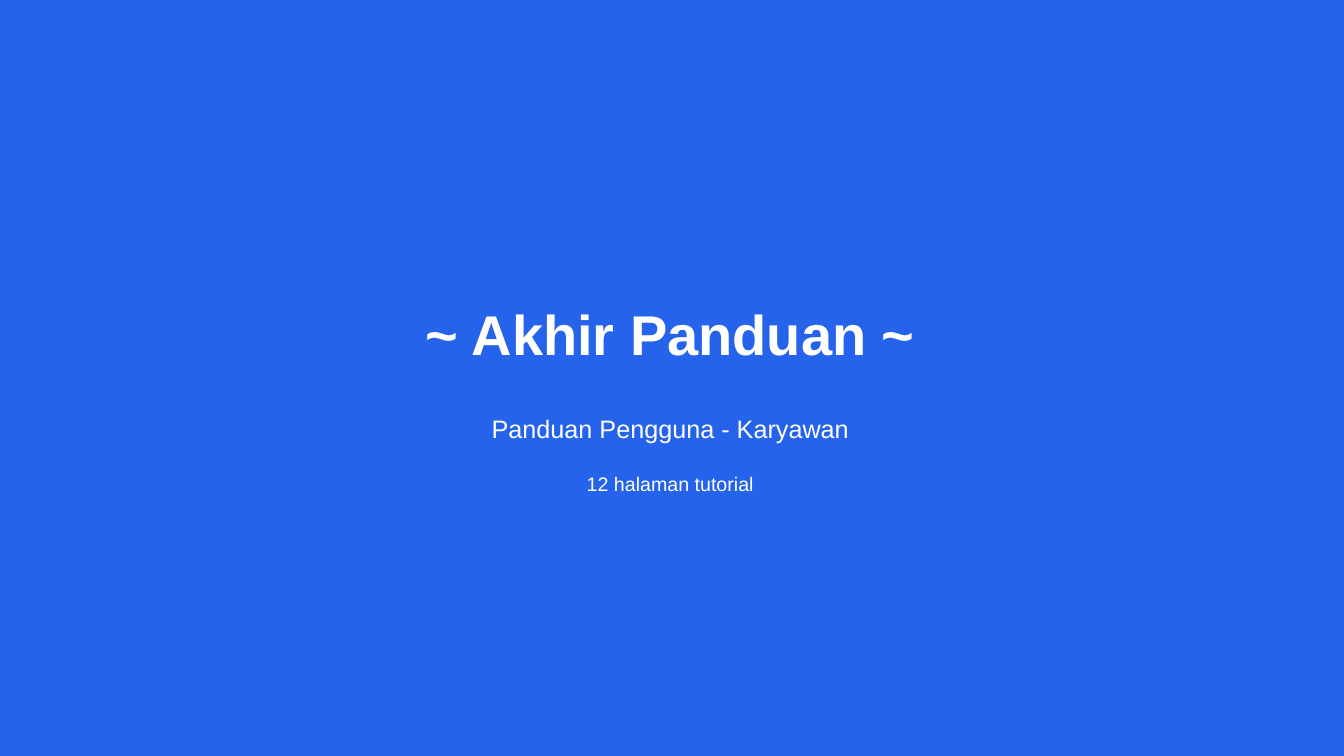
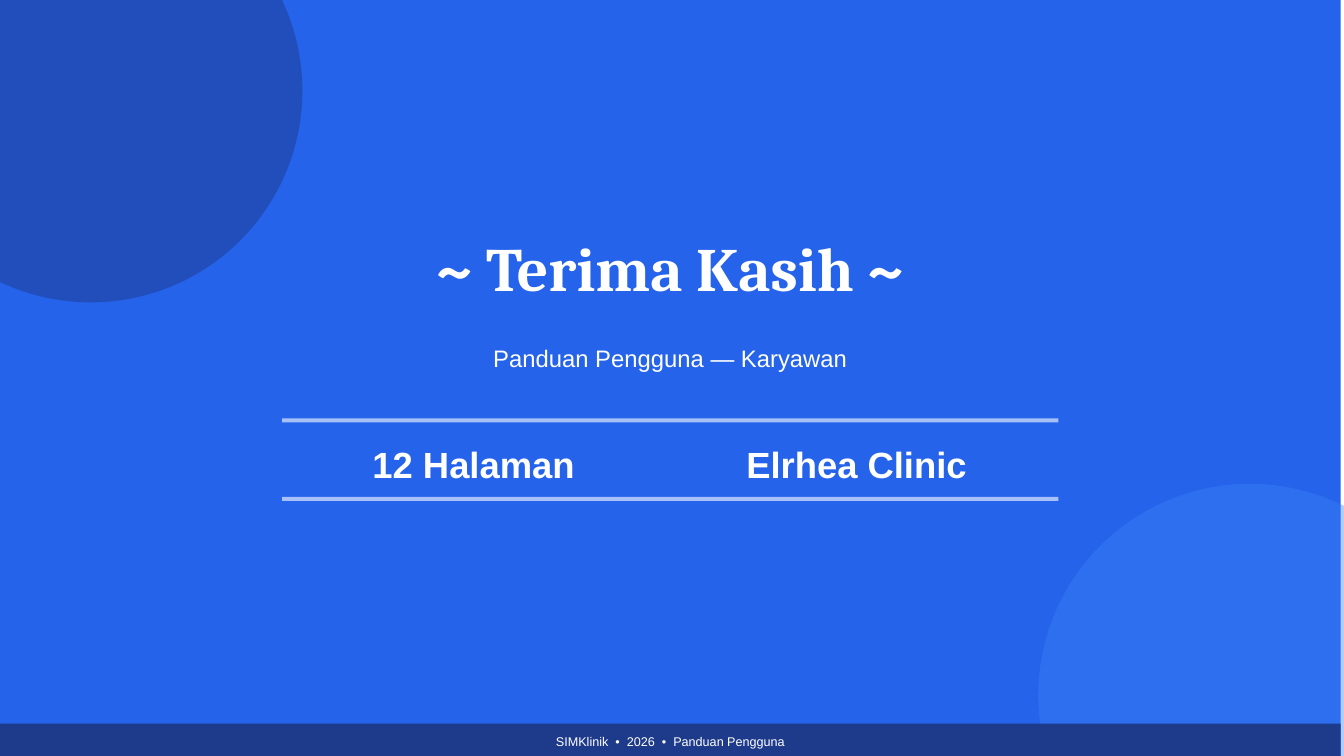
Before and after one commit to NixFester/demo-clinic, a slide deck: slide 26 of dokumen/karyawan.pptx. Drawn at 1344x756 pixels with LibreOffice and Linux fonts; fonts in the diff are those of the drawing. Boxes give left, top, right and bottom in pixels: in the first picture for what was removed or moved away, otherwise in the second. Text is boxed around its words. In the diff, an @@ line names an element or a change of style, - is before the commit and + after.

```diff
--- a/dokumen/karyawan.pptx
+++ b/dokumen/karyawan.pptx
@@ background #2563EB to #FFFFFF @@
@@ rectangle added at <box>0,0,1341,756</box>, fill #2563EB @@
@@ ellipse added at <box>0,0,302,302</box>, fill #1E3A8A at 50% opacity @@
@@ text added at <box>486,248,854,292</box>, 44 pt, text #FFFFFF, bold @@
+~ Terima Kasih ~
@@ text removed at <box>472,314,866,356</box> @@
-~ Akhir Panduan ~
@@ text at <box>493,349,847,372</box>: text changed; size 18 to 17 pt @@
-Panduan Pengguna - Karyawan
+Panduan Pengguna — Karyawan
@@ rectangle added at <box>282,418,1059,422</box>, fill #FFFFFF at 60% opacity @@
@@ text at <box>372,451,575,479</box>: text changed; size 14 to 26 pt; bold on @@
-12 halaman tutorial
+12 Halaman
@@ text added at <box>746,451,967,479</box>, 26 pt, text #FFFFFF, bold @@
+Elrhea Clinic
@@ rectangle added at <box>282,497,1059,501</box>, fill #FFFFFF at 60% opacity @@
@@ ellipse added at <box>1038,484,1344,756</box>, fill #3B82F6 at 40% opacity @@
@@ rectangle added at <box>0,724,1341,756</box>, fill #1E3A8A @@
@@ text added at <box>556,737,784,749</box>, 9 pt, text #FFFFFF @@
+SIMKlinik • 2026 • Panduan Pengguna
```
Also in this commit, not shown: 25 other slides changed, 23 other files.
